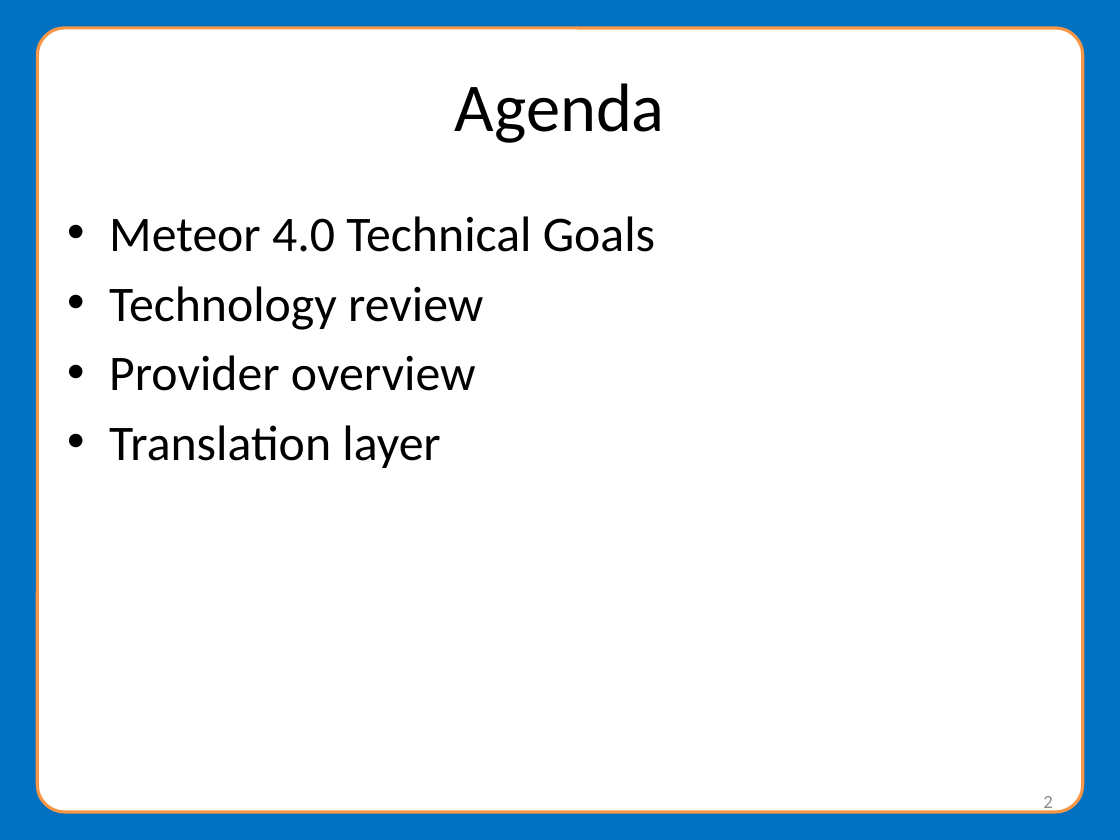
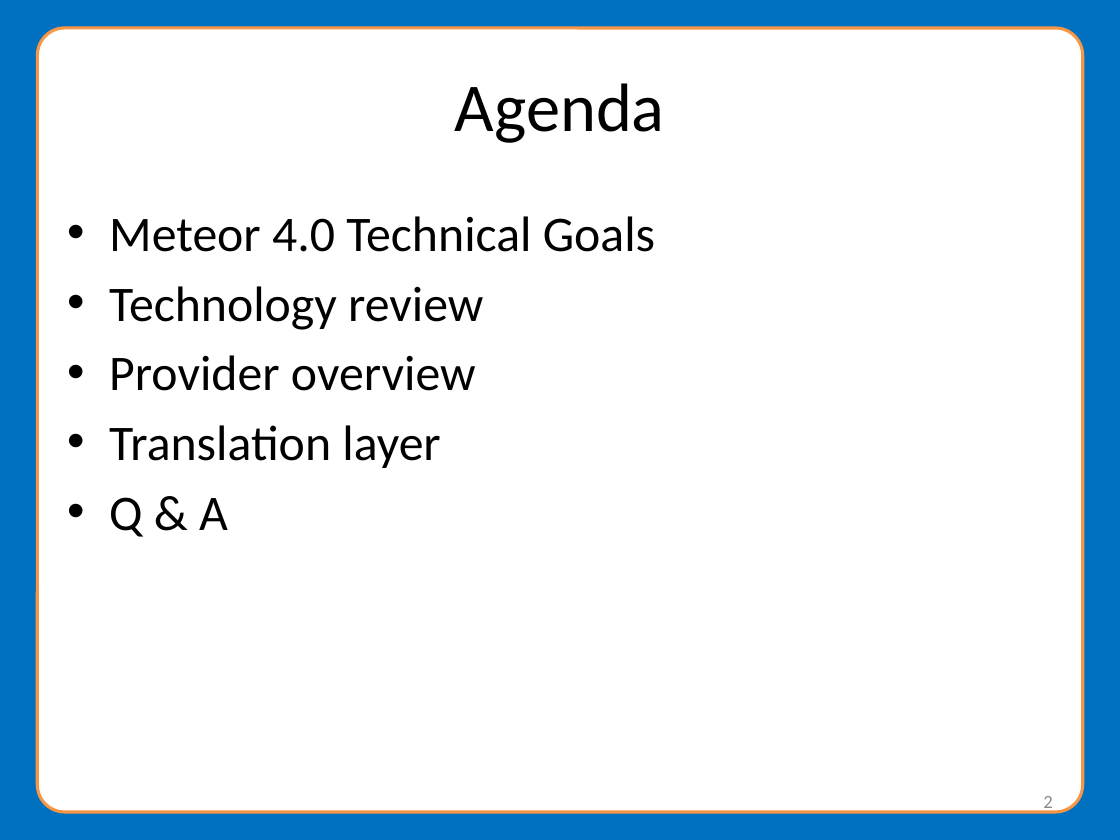
Before and after one commit to NationalStudentClearinghouse/Meteor4, a slide deck: slide 2 of docs/webinar/MeteorWebinarPresentation.pptx. Drawn at 1120x840 pixels with LibreOffice and Linux fonts; fonts in the diff are those of the drawing; background and template pictures are left out. Boxes give left, top, right and bottom in pixels: in the first picture for what was removed or moved away, otherwise in the second. Text is boxed around its words. In the diff, an @@ line names an element or a change of style, - is before the commit and + after.

```diff
--- a/docs/webinar/MeteorWebinarPresentation.pptx
+++ b/docs/webinar/MeteorWebinarPresentation.pptx
@@ text at (109, 497, 228, 537): paragraph added @@
+• Q & A
```
Also in this commit, not shown: 7 other slides changed, 17 slides added.
